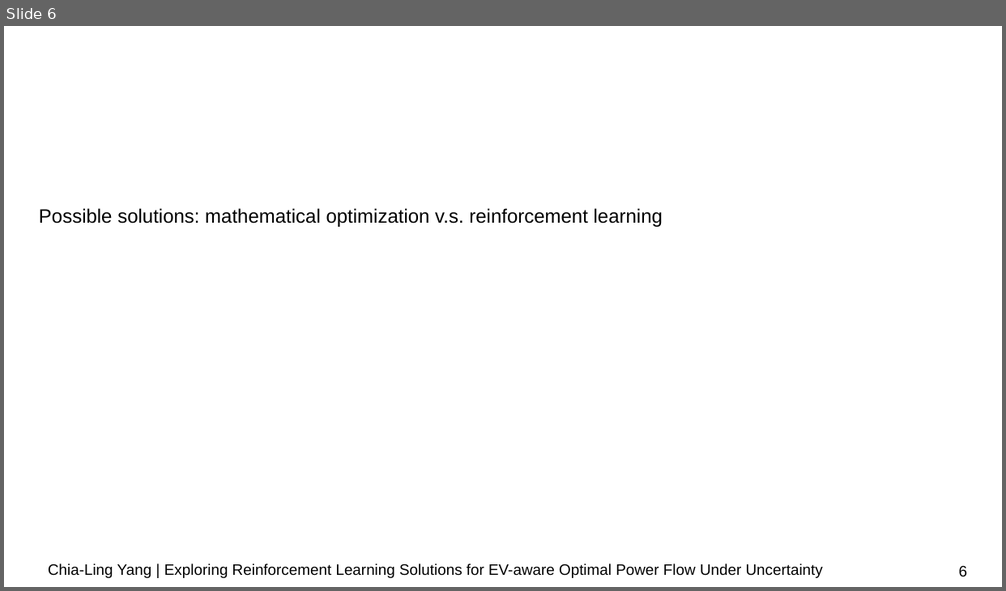
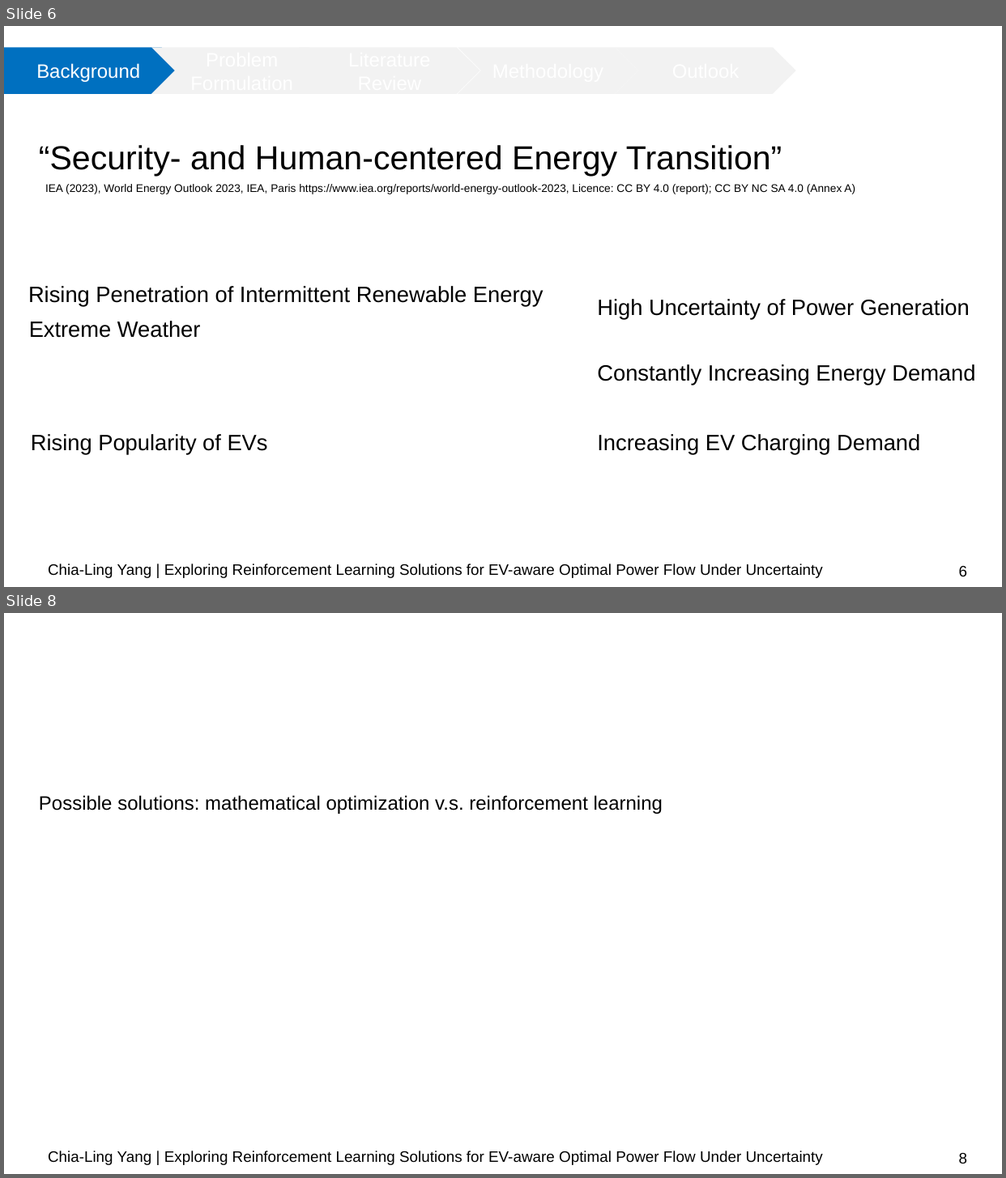
Before and after one commit to chialingyang7718/RL_OPF_EVaware, a slide deck: Mid-term Presentation.pptx. Shown one above the other, each under a label of ours: slide 6 before the commit, slides 6 and 8 after it; the slides between them are not shown. The pictures are 1006x591 and 1006x1178 pixels, drawn with LibreOffice and Linux fonts; fonts in the diff are those of the drawing; background and template pictures are left out. Boxes give left, top, right and bottom in pixels: in the first picture for what was removed or moved away, otherwise in the second. Text is boxed around its words. In the diff, an @@ line names an element or a change of style, - is before the commit and + after.

```diff
--- a/Mid-term Presentation.pptx
+++ b/Mid-term Presentation.pptx
@@ slide 6 added at (4, 26, 1002, 587), background #FFFFFF @@
@@ group added at (4, 47, 796, 94): 4 chevrons, 1 pentagon arrow @@
+Background
+Problem Formulation
+Literature Review
+Methodology
+Outlook
@@ title added at (39, 145, 782, 176), 24 pt, text #000000 @@
+“Security- and Human-centered Energy Transition”
@@ text added at (45, 184, 855, 194), 8 pt, text #000000 @@
+IEA (2023), World Energy Outlook 2023, IEA, Paris https://www.iea.org/reports/world-energy-outlook-2023, Licence: CC BY 4.0 (report); CC BY NC SA 4.0 (Annex A)
@@ text added at (28, 286, 543, 307), 16 pt, text #000000 @@
+Rising Penetration of Intermittent Renewable Energy
@@ text added at (597, 299, 970, 319), 16 pt, text #000000 @@
+High Uncertainty of Power Generation
@@ text added at (29, 321, 201, 338), 16 pt, text #000000 @@
+Extreme Weather
@@ text added at (597, 365, 975, 386), 16 pt, text #000000 @@
+Constantly Increasing Energy Demand
@@ text added at (31, 434, 268, 455), 16 pt, text #000000 @@
+Rising Popularity of EVs
@@ text added at (597, 434, 920, 455), 16 pt, text #000000 @@
+Increasing EV Charging Demand
@@ text added at (48, 564, 823, 578), 11 pt, text #000000 @@
+Chia-Ling Yang | Exploring Reinforcement Learning Solutions for EV-aware Optimal Power Flow Under Uncertainty
@@ page number added at (959, 566, 967, 577), 11 pt, text #000000 @@
+6
@@ what was slide 6 is now slide 8 @@
@@ page number at (959, 1153, 967, 1164): text changed @@
-6
+8
```
Also in this commit, not shown: 3 slides changed, 1 other slide added, 1 other file.
